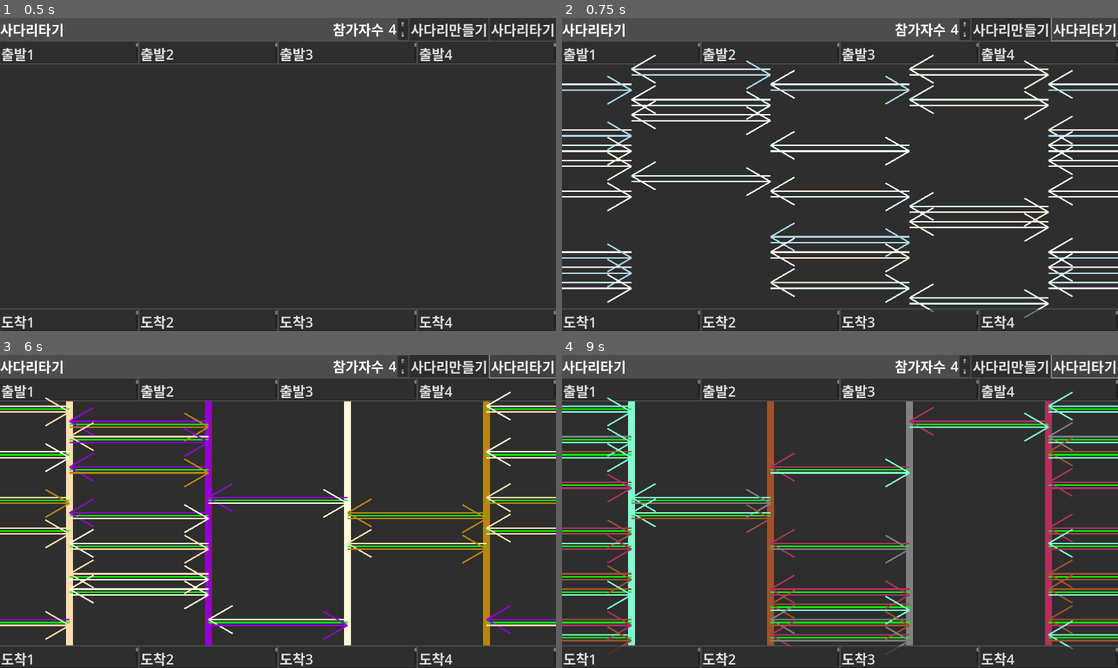
Above: before the commit, frames 1-4 (two rows, left to right).
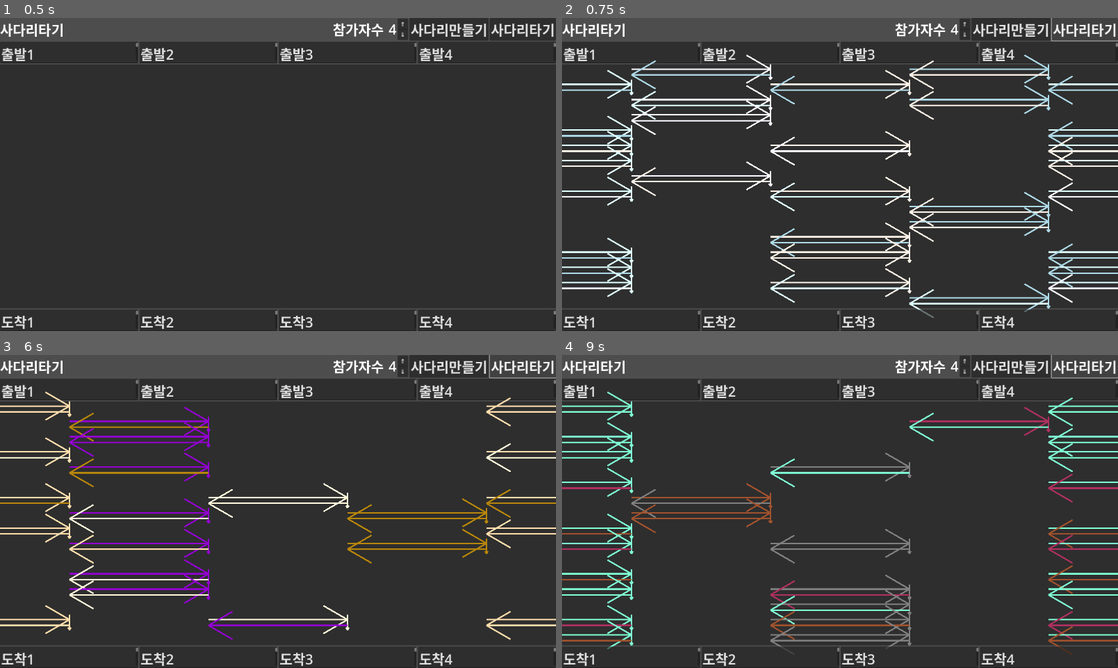
Above: after the commit, the same moments.

Repository: kasworld/gd4laddergame
Game: Godot game, scene res://사다리타기.tscn
The game is run twice, just before and just after one commit, with the same random seed, the same clock (stepped at 60 frames per second) and the same inputs.
Inputs:
- Up to frame 1 (0.5 s): no input
- Up to frame 2 (0.75 s): click "사다리타기" at 0.5 s
- Up to frame 3 (6 s): click "⇑" at 1.25 s; click "⇓" at 2 s; click "사다리만들기" at 2.75 s; click "⇑" at 3.5 s; click "⇓" at 4.25 s; click "사다리만들기" at 5 s; click "사다리타기" at 5.75 s
- Up to frame 4 (9 s): click "⇑" at 6.5 s; click "⇓" at 7.25 s; click "사다리만들기" at 8 s; click "사다리타기" at 8.75 s

Frame 1 is identical in both runs. In frame 2, 6.1% of the frame differs, in the area x 0-100%, y 11-96%; in frame 3, 9.3%; in frame 4, 11%.

Commit message:
arrow  bug fix

Diff:
--- a/arrow/arrow.gd
+++ b/arrow/arrow.gd
@@ -15,14 +15,11 @@
 	return self
 
 func set_points(p1 :Vector2, p2 :Vector2):
-	$CenterLine.add_point(p1)
-	$CenterLine.add_point(p2)
-	var p3 = ((p2-p1)*0.2).rotated(PI/6) + p1
-	$LeftLine.add_point(p3)
-	$LeftLine.add_point(p1)
-	var p4 = ((p2-p1)*0.2).rotated(-PI/6) + p1
-	$RightLine.add_point(p4)
-	$RightLine.add_point(p1)
+	$CenterLine.points = [p1,p2]
+	var p3 = ((p1-p2)*0.2).rotated(PI/6) + p2
+	$LeftLine.points = [p2,p3]
+	var p4 = ((p1-p2)*0.2).rotated(-PI/6) + p2
+	$RightLine.points = [p2,p4]
 
 func set_color(co :Color):
 	$CenterLine.default_color = co
--- a/사다리타기.gd
+++ b/사다리타기.gd
@@ -105,23 +105,29 @@
 
 	for y in n*4:
 		for x in n+1:
+
 			var 참가번호 = 사다리풀이자료[x%n][y][0]
 			if  참가번호 < 0:
 				continue
+			#if y == 0:
+				# 첫 세로줄 그리기
+			참가번호 = x % n
+			var 세로줄 = 화살표.instantiate()
+			세로줄.init_2_point(세로줄위치(x,y), 세로줄위치(x,y+1),참가자색[참가번호],간격.x/10/10)
+			사다리풀이.add_child(세로줄)
+
 			var 가로줄 = 화살표.instantiate()
 			var shift = -2 * 간격.y/10
 			가로줄.init_2_point(가로줄위치(x,y,shift), 가로줄위치(x+1,y,shift),참가자색[참가번호],간격.y/10)
-			#var 가로줄 = 가로줄만들기(x,y, 참가자색[참가번호], shift *i -shift/2)
 			사다리풀이.add_child(가로줄)
 
 			참가번호 = 사다리풀이자료[x%n][y][1]
 			가로줄 = 화살표.instantiate()
 			shift = 2 * 간격.y/10
 			가로줄.init_2_point(가로줄위치(x+1,y,shift), 가로줄위치(x,y,shift),참가자색[참가번호],간격.y/10)
-			#var 가로줄 = 가로줄만들기(x,y, 참가자색[참가번호], shift *i -shift/2)
 			사다리풀이.add_child(가로줄)
 
-	#사다리문제.visible = false
+	사다리문제.visible = false
 	사다리풀이.visible = true
 
 func 사다리간격() -> Vector2:
@@ -144,14 +150,6 @@
 	세로줄.points = [ 세로줄위치(x,y), 세로줄위치(x,y+1)]
 	return 세로줄
 
-func 가로줄만들기(x :int, y:int, co :Color, shift :int) -> Line2D:
-	var 간격 = 사다리간격()
-	var 가로줄 = Line2D.new()
-	가로줄.default_color = co
-	가로줄.width = 간격.y/10
-	가로줄.points = [ 가로줄위치(x,y,shift), 가로줄위치(x+1,y,shift)]
-	return 가로줄
-
 func _on_참가자수_value_changed(_idx: int) -> void:
 	참가자수변경()
 
